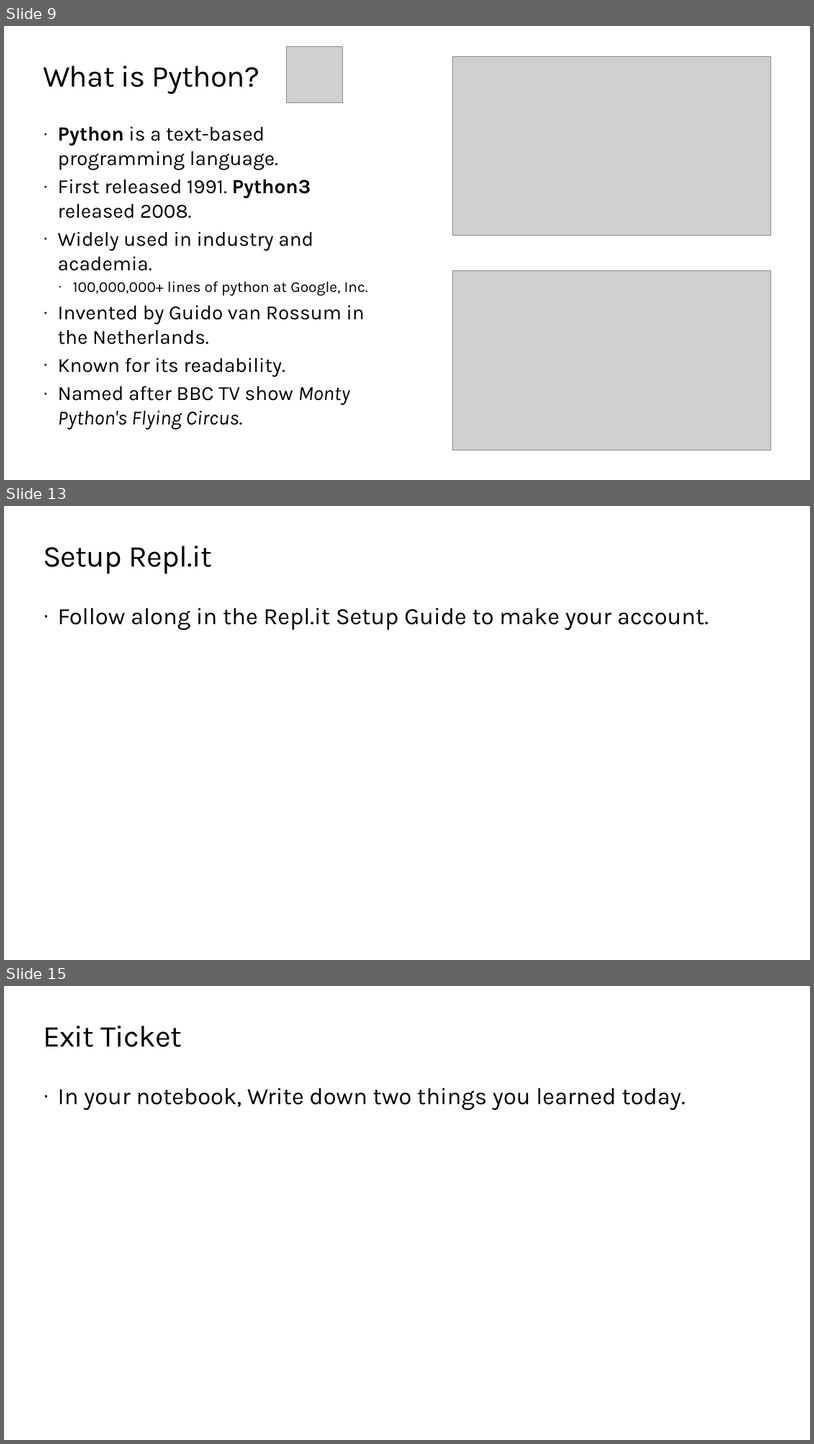
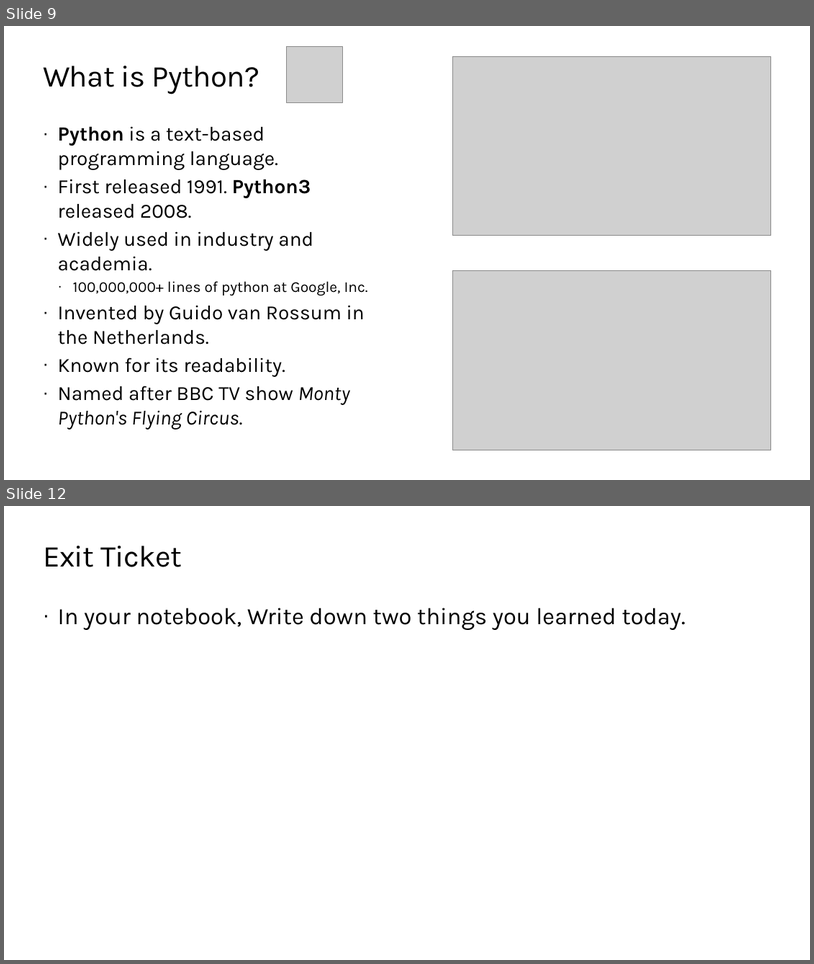
Before and after one commit to TEALSK12/2nd-semester-introduction-to-computer-science, a slide deck: units/1_unit/slidedecks/Intro Python 1.01 TEALS.pptx. Shown one above the other, each under a label of ours: slides 9, 13 and 15 before the commit, slides 9 and 12 after it; the slides between them are not shown. The pictures are 814x1444 and 814x964 pixels, drawn with LibreOffice and Linux fonts; fonts in the diff are those of the drawing; grey boxes stand for pictures; background and template pictures are left out. Boxes give left, top, right and bottom in pixels: in the first picture for what was removed or moved away, otherwise in the second. Text is boxed around its words. In the diff, an @@ line names an element or a change of style, - is before the commit and + after.

```diff
--- a/units/1_unit/slidedecks/Intro Python 1.01 TEALS.pptx
+++ b/units/1_unit/slidedecks/Intro Python 1.01 TEALS.pptx
@@ slide 13 removed at box(4, 506, 810, 960), background #FFFFFF @@
@@ title removed at box(43, 546, 212, 574) @@
-Setup Repl.it
@@ text removed at box(58, 608, 709, 630) @@
-· Follow along in the Repl.it Setup Guide to make your account.
@@ what was slide 15 is now slide 12 @@
```
Also in this commit, not shown: 4 slides changed, 2 other slides removed, 1 other file.
